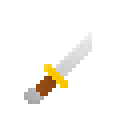
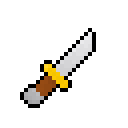
Layered file, before and after one edit (128 × 128). Changes by layer:
painted on "Hintergrund" over <box>20,28,96,108</box>
